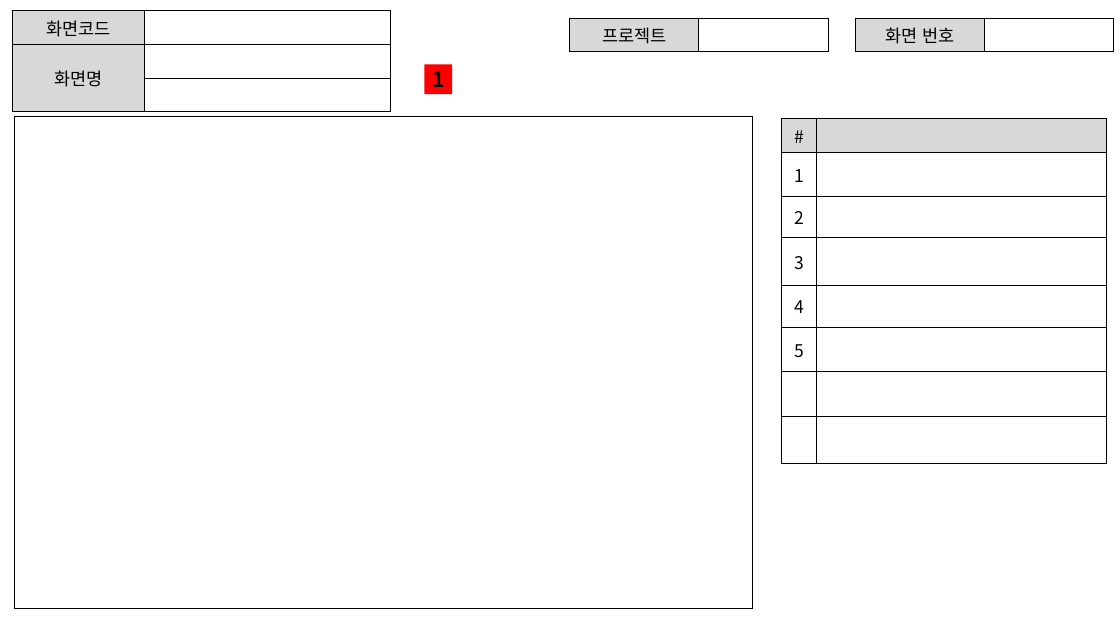
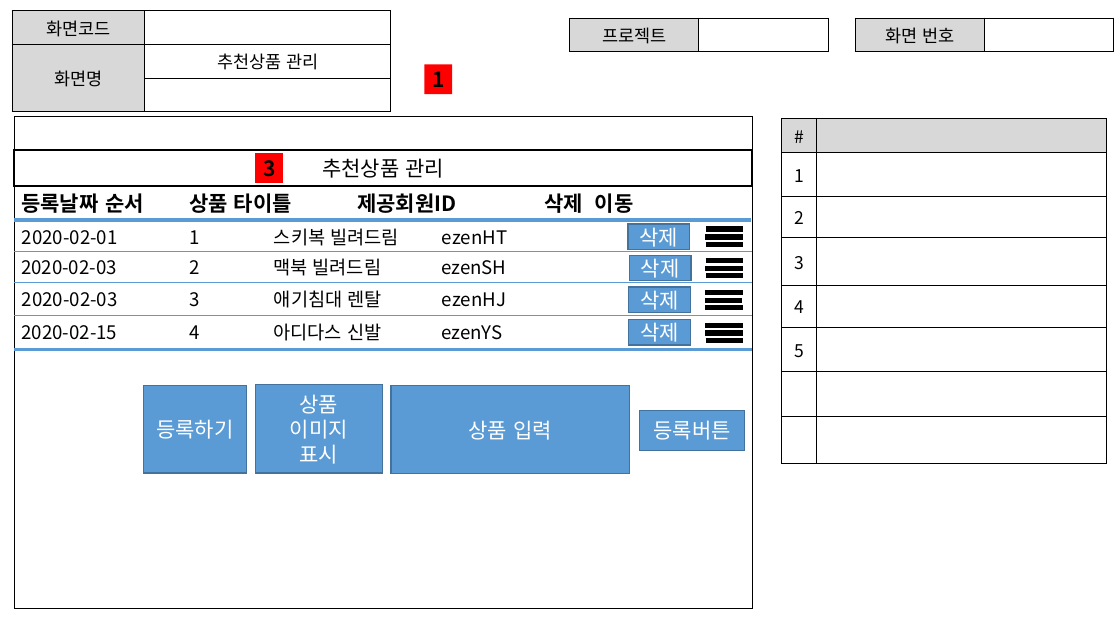
Before and after one commit to ezenteam2/RentalEquip, a slide deck: slide 11 of 0 발표용 파워포인트/project04 - 파워포인트 종합 - 현태.pptx (slide 10 before the commit). Drawn at 1120x630 pixels with LibreOffice and Linux fonts; fonts in the diff are those of the drawing. Boxes give left, top, right and bottom in pixels: in the first picture for what was removed or moved away, otherwise in the second. Text is boxed around its words. In the diff, an @@ line names an element or a change of style, - is before the commit and + after.

```diff
--- a/0 발표용 파워포인트/project04 - 파워포인트 종합 - 현태.pptx
+++ b/0 발표용 파워포인트/project04 - 파워포인트 종합 - 현태.pptx
@@ table at [12,11,391,99] @@
-row 2, column 2: 
+row 2, column 2: 추천상품 관리
@@ rectangle added at [14,150,753,187], outline #000000 1.5 pt, 18 pt, text #000000 @@
+추천상품 관리
@@ rectangle added at [255,153,283,182], fill #FF0000, 18 pt, text #000000, bold @@
+3
@@ text added at [21,193,634,213], 18 pt, text #000000, bold @@
+등록날짜 순서 상품 타이틀 제공회원ID 삭제 이동
@@ line added from (13, 220) to (752, 220), #5B9BD5 3 pt @@
@@ text added at [22,228,507,246], 16 pt, text #000000 @@
+2020-02-01 1 스키복 빌려드림 ezenHT
@@ rectangle added at [628,224,690,250], fill #5B9BD5, outline #43739E 1 pt, 18 pt, text #FFFFFF @@
+삭제
@@ line added from (706, 229) to (744, 229), #000000 4.5 pt @@
@@ line added from (706, 237) to (744, 237), #000000 4.5 pt @@
@@ line added from (13, 251) to (752, 251), #5B9BD5 0.75 pt @@
@@ text added at [21,258,506,276], 16 pt, text #000000 @@
+2020-02-03 2 맥북 빌려드림 ezenSH
@@ rectangle added at [629,255,691,281], fill #5B9BD5, outline #43739E 1 pt, 18 pt, text #FFFFFF @@
+삭제
@@ line added from (706, 245) to (744, 245), #000000 4.5 pt @@
@@ line added from (706, 260) to (744, 260), #000000 4.5 pt @@
@@ line added from (706, 268) to (744, 268), #000000 4.5 pt @@
@@ line added from (14, 283) to (753, 283), #5B9BD5 0.75 pt @@
@@ text added at [22,290,506,308], 16 pt, text #000000 @@
+2020-02-03 3 애기침대 렌탈 ezenHJ
@@ rectangle added at [628,287,690,313], fill #5B9BD5, outline #43739E 1 pt, 18 pt, text #FFFFFF @@
+삭제
@@ line added from (705, 293) to (743, 293), #000000 4.5 pt @@
@@ line added from (706, 276) to (744, 276), #000000 4.5 pt @@
@@ line added from (14, 316) to (753, 316), #5B9BD5 0.75 pt @@
@@ text added at [22,323,503,341], 16 pt, text #000000 @@
+2020-02-15 4 아디다스 신발 ezenYS
@@ rectangle added at [628,319,690,344], fill #5B9BD5, outline #43739E 1 pt, 18 pt, text #FFFFFF @@
+삭제
@@ line added from (705, 301) to (743, 301), #000000 4.5 pt @@
@@ line added from (706, 308) to (743, 308), #000000 4.5 pt @@
@@ line added from (706, 325) to (744, 325), #000000 4.5 pt @@
@@ line added from (14, 350) to (752, 350), #5B9BD5 3 pt @@
@@ line added from (706, 334) to (743, 334), #000000 4.5 pt @@
@@ line added from (706, 340) to (744, 340), #000000 4.5 pt @@
@@ rectangle added at [144,386,246,473], fill #5B9BD5, outline #43739E 1 pt, 18 pt, text #FFFFFF @@
+등록하기
@@ rectangle added at [255,385,383,473], fill #5B9BD5, outline #43739E 1 pt, 18 pt, text #FFFFFF @@
+상품
+이미지
+표시
@@ rectangle added at [391,386,629,474], fill #5B9BD5, outline #43739E 1 pt, 18 pt, text #FFFFFF @@
+상품 입력
@@ rectangle added at [640,411,745,451], fill #5B9BD5, outline #43739E 1 pt, 18 pt, text #FFFFFF @@
+등록버튼
```
Also in this commit, not shown: 3 other slides changed, 1 slide added.
